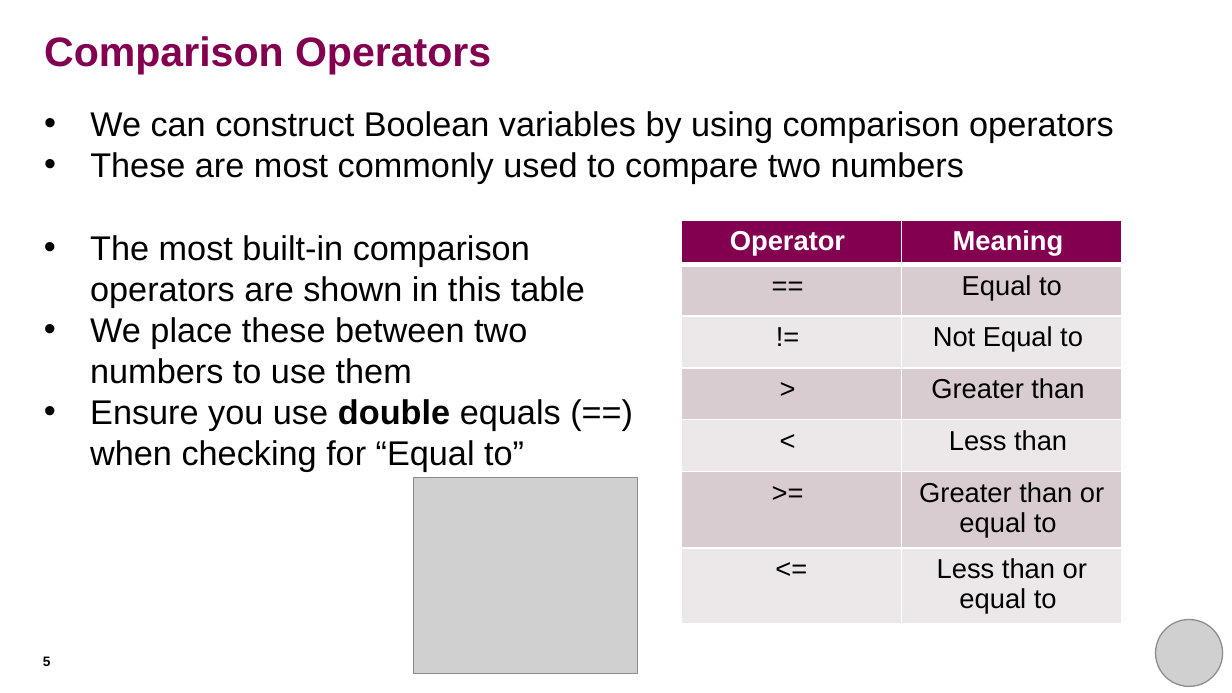
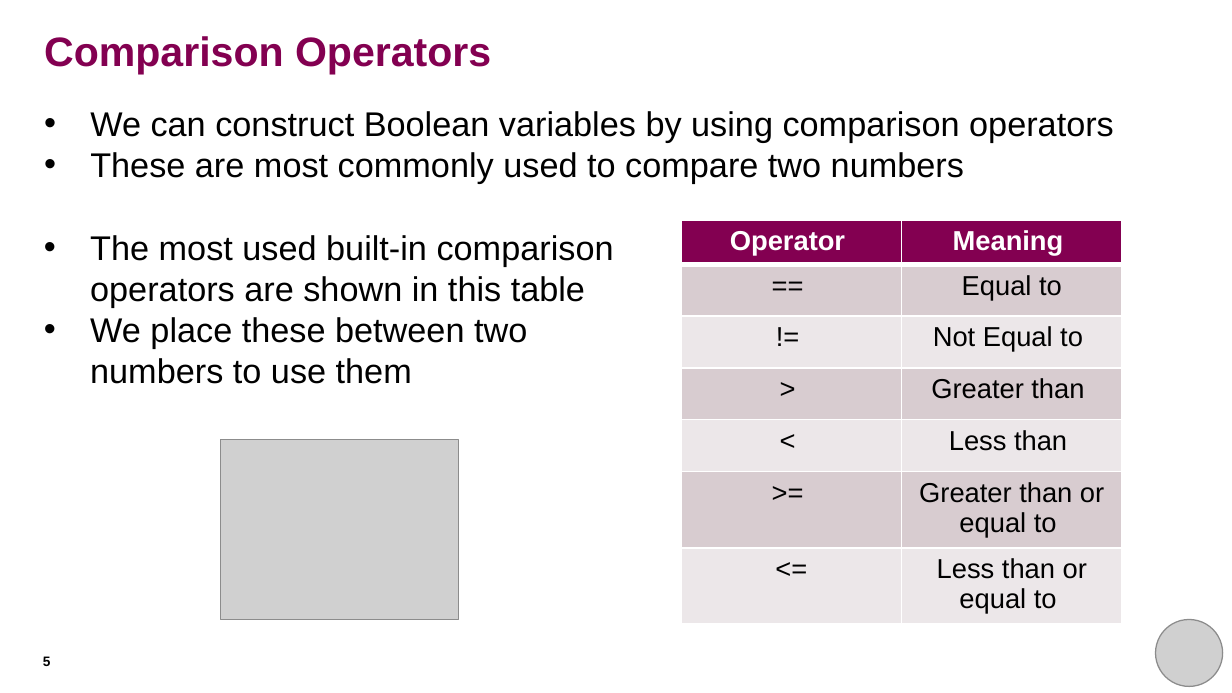
Before and after one commit to rkhetani/beginners-python, a slide deck: slide 5 of session_three/session_three_presentation.pptx. Drawn at 1232x693 pixels with LibreOffice and Linux fonts; fonts in the diff are those of the drawing; grey boxes stand for pictures. Boxes give left, top, right and bottom in pixels: in the first picture for what was removed or moved away, otherwise in the second. Text is boxed around its words. In the diff, an @@ line names an element or a change of style, - is before the commit and + after.

```diff
--- a/session_three/session_three_presentation.pptx
+++ b/session_three/session_three_presentation.pptx
@@ text at (90,235,614,308): text changed @@
-• The most built-in comparison operators are shown in this table
+• The most used built-in comparison operators are shown in this table
@@ text at (90,399,561,472): paragraph removed @@
-• Ensure you use double equals (==) when checking for “Equal to”
@@ picture added at (221,440,458,620) @@
@@ picture removed at (413,477,637,673) @@
```
Also in this commit, not shown: 5 other slides changed, 2 slides added, 4 other files.
